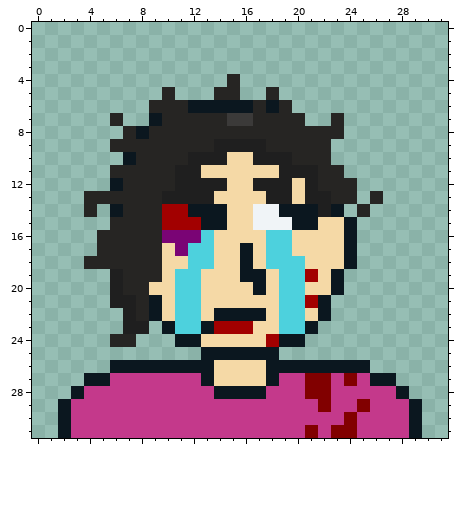
A pixel-art sprite gets an edit: img/manu/manu-c02.png. Above: the version before the commit.
The file is 32x32 pixels. Colours within 5 levels of each other are drawn and written as one.
And afterwards:
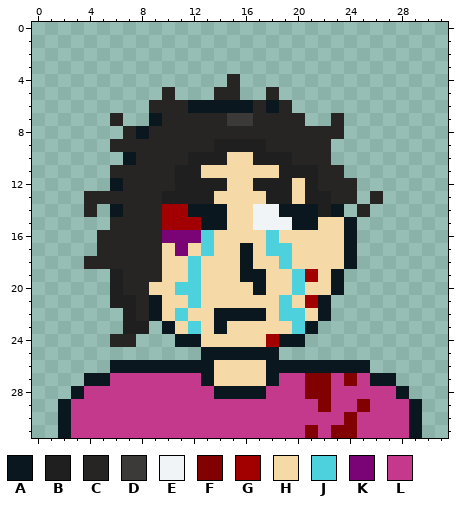
Palette (. is transparent): A #0b171f  B #1f1f1f  C #262523  D #3b3a39  E #f0f4f7  F #810000  G #a20000  H #f5d9a6  J #4dd1dd  K #7a0475  L #c4398b
Changes in this commit:
y 16: x 19 J -> H
y 17: x 12 J -> H
y 18: x 13 J -> H; x 18 J -> H; x 20 J -> H
y 19: x 11 J -> H; x 19 J -> H
y 20: x 19 J -> H
y 21: x 11 J -> H; x 20 J -> H
y 22: x 12 J -> H
y 23: x 11 J -> H; x 13..16 AGGG -> HAHH; x 19 J -> H
Boxes around the changes in both pictures, in picture pixels (x1, y1, x2, y2):
changed: (175, 230, 305, 334)
